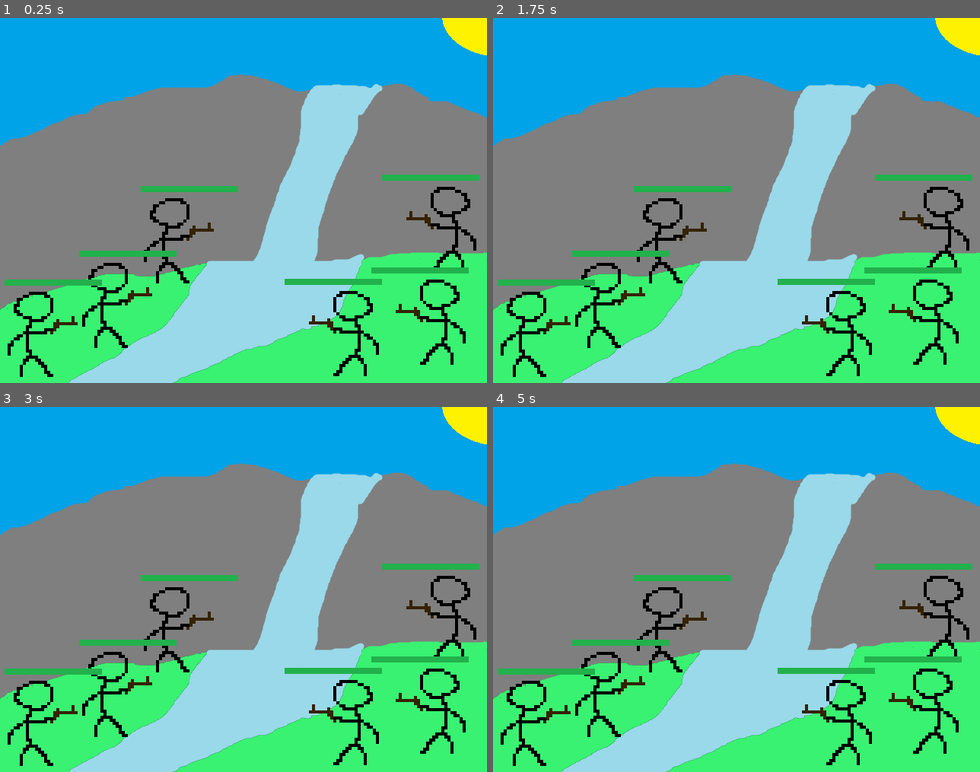
Above: before the commit, frames 1-4 (two rows, left to right).
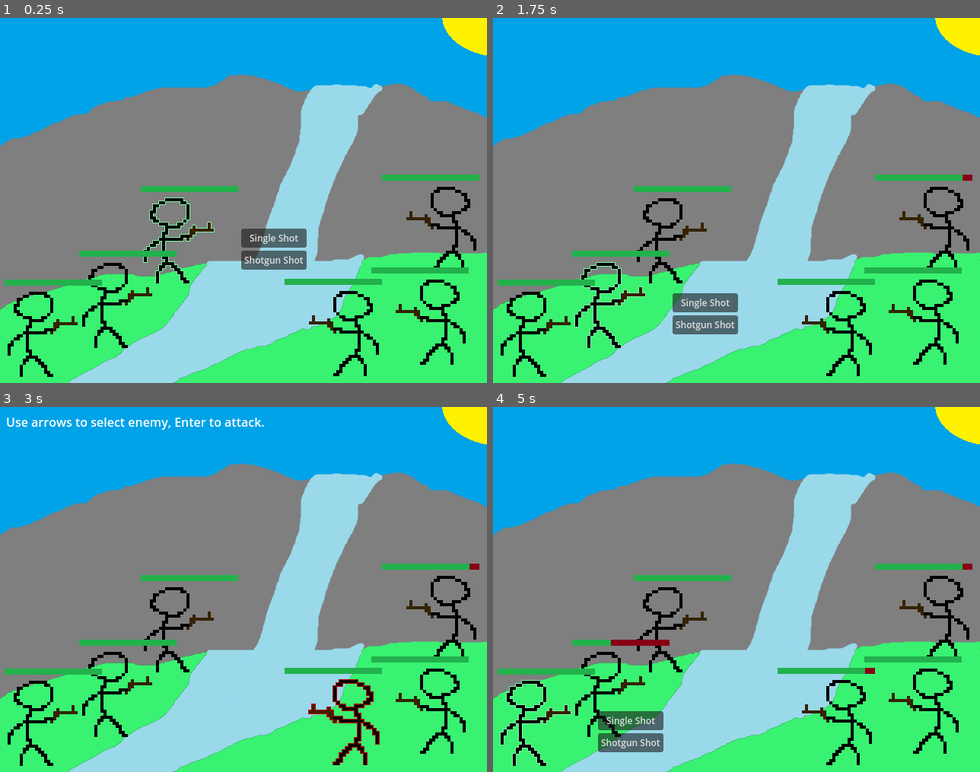
Above: after the commit, the same moments.

Repository: TOO-Nurmak-Studios/posvaga-rpg
Game: Godot game, scene res://battle_scene/battle_field.tscn
Two runs of this game, one before a commit and one after it. Both use one fixed random seed, a clock stepped at 60 frames per second and the inputs below.
Inputs (mouse positions are in pixels of both pictures, inside the frame that each line leads up to):
- Up to frame 1 (0.25 s): no input
- Up to frame 2 (1.75 s): click (765, 237) at 0.5 s, where only the run after the commit has a clickable "Single Shot"; tap Enter (debug_action_1) at 1.25 s; hold Right (ui_right) from 1.28 s (still down); tap Down (select_next) at 1.35 s
- Up to frame 3 (3 s): release Right (ui_right) at 2 s; click (214, 691) at 2 s, where only the run after the commit has a clickable "Single Shot"; tap Space at 2.75 s; hold Left (ui_left) from 2.78 s (still down); tap Up (select_prev) at 2.85 s
- Up to frame 4 (5 s): tap Enter (debug_action_1) at 3.5 s; release Left (ui_left) at 3.53 s; hold Right (ui_right) from 3.53 s (still down); tap Down (select_next) at 3.6 s; tap Up (select_prev) at 4.35 s

The runs differ from the first frame. In frame 1, 1.7% of the frame differs, in the area x 29-63%, y 49-73%; in frame 2, 1.7%; in frame 3, 1.2%; in frame 4, 1.9%, in the area x 1-99%, y 42-99%.

Commit message:
dialogue: recommented 'breaking' line

Diff:
--- a/EventBus.gd
+++ b/EventBus.gd
@@ -16,8 +16,7 @@
 
 func _ready():
 	var root_scene = $/root/BattleField as Node
-	## TODO: recomment before merge
-	##root_scene.ready.connect(_emit_battle_scene_fully_ready)
+	root_scene.ready.connect(_emit_battle_scene_fully_ready)
 
 func _emit_battle_scene_fully_ready():
 	battle_scene_fully_ready.emit()
